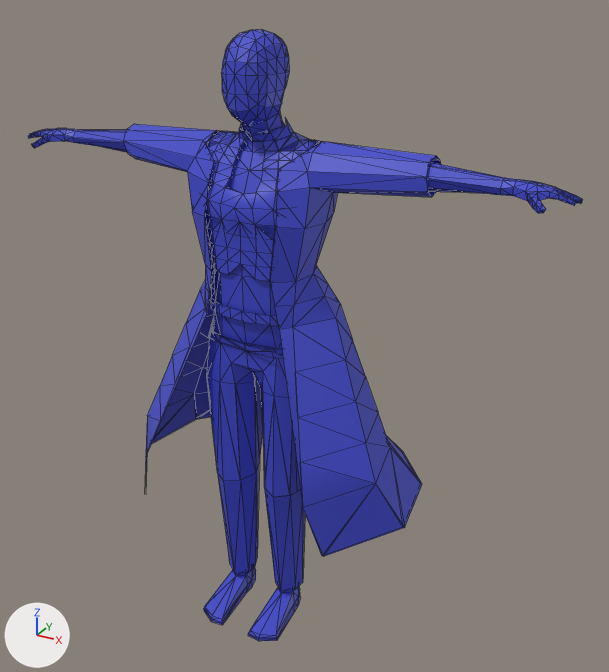
The FBX model DirectX/Resources/Fbx/player/player.fbx as it was, and as the next commit left it.
The view is the same before and after, from a 50 mm lens placed at (1.33, -2.12, 2.16), pointed at (0.06, 0.19, 1.0). The lights are fixed; the arrows at lower left show +X, +Y and +Z. Mesh edges are drawn as thin lines. Where no turn or scale is listed for an object, it has been applied to the vertices. Vertices at the same position are counted once.

In view in the first picture: 'BaseHuman', 'coat'.
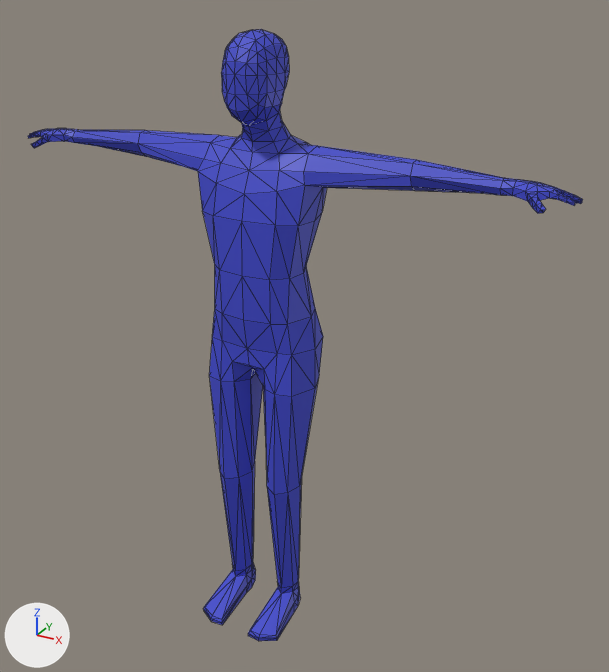
The newer file is also turned or shifted as a whole; pictures and numbers use the older file's frame.

What differs and where, as boxes (x1, y1, x2, y2) in the pictures (609 x 672 px):
'coat', deleted (blue): before (123, 124, 441, 557)
part 1 of me_basehuman, deleted (blue): before (207, 321, 305, 591)
part 2 of me_basehuman, deleted (blue): before (209, 318, 283, 359)
part 3 of me_basehuman, cut back: before (205, 119, 320, 326); after (210, 134, 252, 171)

Edits to the bpy script that builds the scene:
```text
Change me_basehuman:
    used by ob_basehuman; location = (0.0, 0.0, 0.0)
    remove me_basehuman.from_pydata(...)  # 948 vertices, 1820 faces; spans x -0.94..0.94, y -0.21..0.18, z 0.0..1.99
    add me_basehuman.from_pydata(...)  # 548 vertices, 1092 faces; spans x -0.94..0.94, y -0.21..0.17, z 0.0..1.99
    me_basehuman part 1: the loose piece of 94 vertices spanning x -0.2..0.21, y -0.1..0.18, z 0.11..1.07 is deleted
    me_basehuman part 2: the loose piece of 27 vertices spanning x -0.2..0.22, y -0.11..0.18, z 1.04..1.08 is deleted
    me_basehuman part 3
    279 vertices are removed from x -0.22..0.22, y -0.12..0.18, z 1.14..1.74
    541 faces are deleted
    1 vertex moves within x -0.08, y -0.01, z 1.66
    7 new faces join them
Remove ob_coat:
    ob_coat = bpy.data.objects.new('coat', me_basehuman_001)
    ob_coat.location = (0.0, 0.0, 0.0)
```
